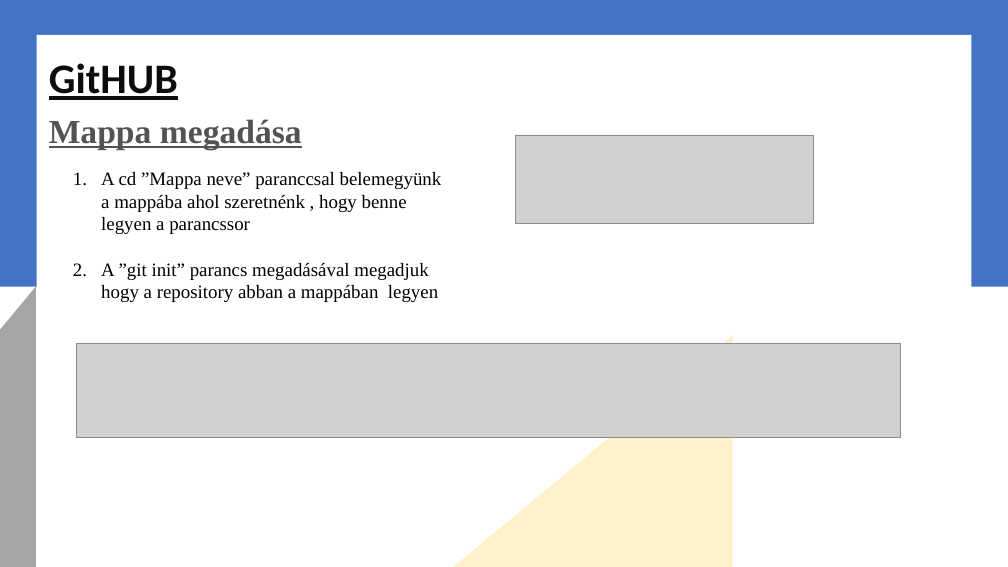
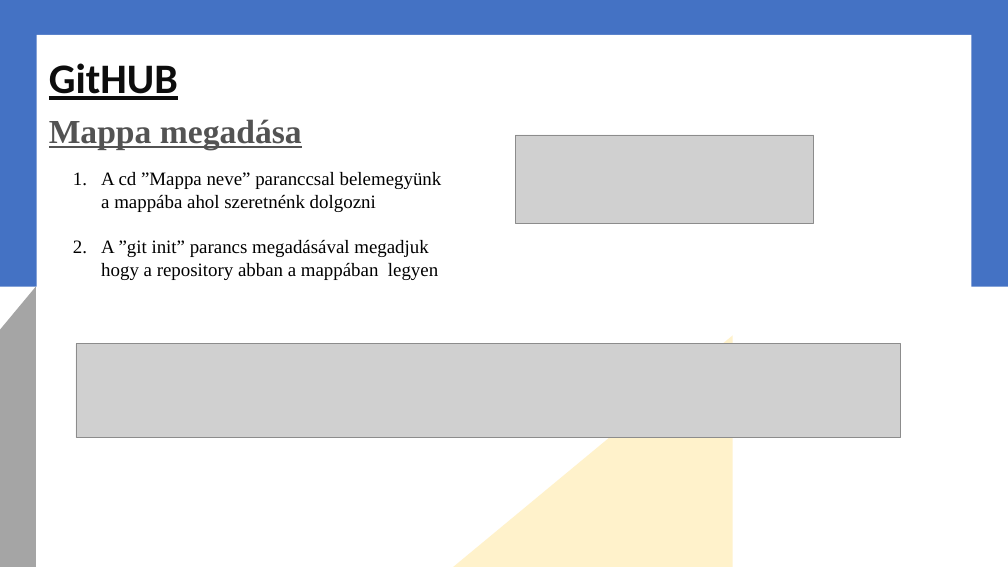
Before and after one commit to stoat315/ikt, a slide deck: slide 4 of GitHUBprezi.pptx. Drawn at 1008x567 pixels with LibreOffice and Linux fonts; fonts in the diff are those of the drawing; grey boxes stand for pictures; background and template pictures are left out. Boxes give left, top, right and bottom in pixels: in the first picture for what was removed or moved away, otherwise in the second. Text is boxed around its words. In the diff, an @@ line names an element or a change of style, - is before the commit and + after.

```diff
--- a/GitHUBprezi.pptx
+++ b/GitHUBprezi.pptx
@@ text at bbox=[101, 172, 442, 212]: text changed @@
-1. A cd ”Mappa neve” paranccsal belemegyünk a mappába ahol szeretnénk , hogy benne legyen a parancssor
+1. A cd ”Mappa neve” paranccsal belemegyünk a mappába ahol szeretnénk dolgozni
```
